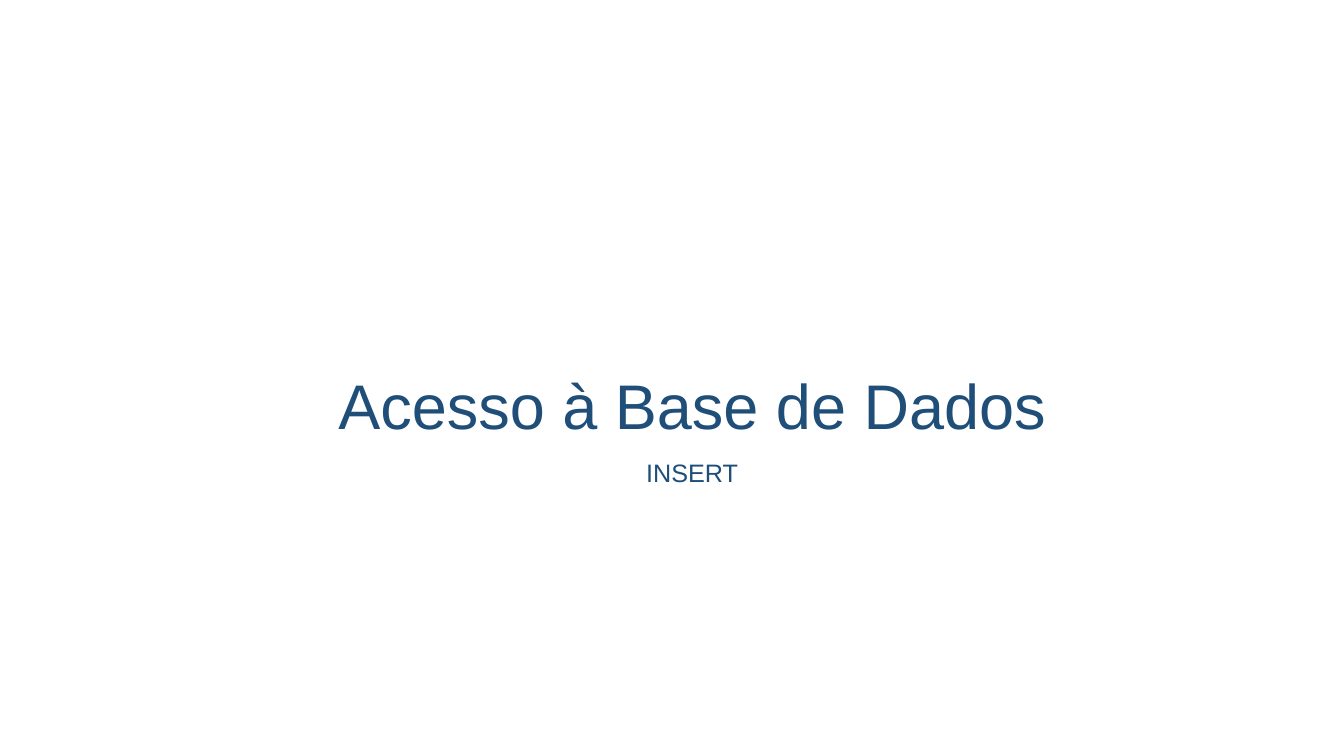
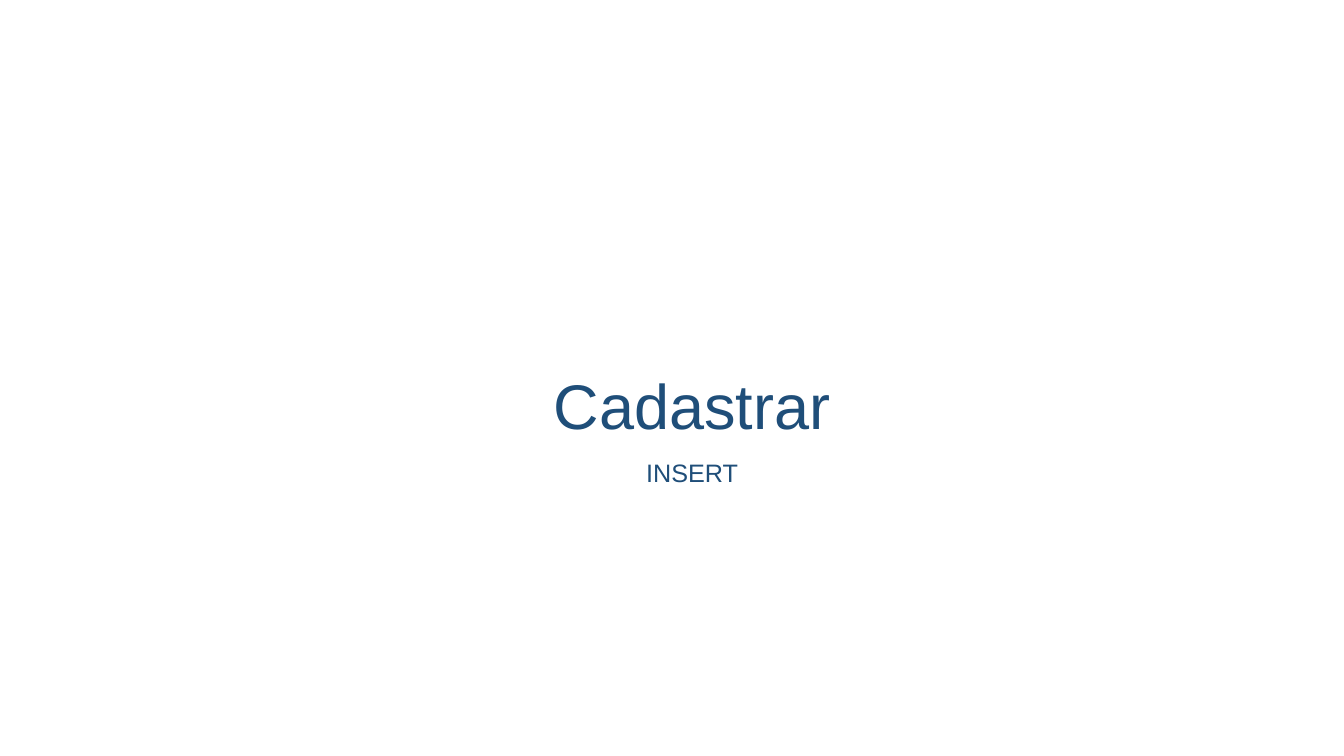
Before and after one commit to profpedrosenac/T14_Logica, a slide deck: slide 11 of t14_php/CRUD/_doc/Aula_PHP.pptx. Drawn at 1344x756 pixels with LibreOffice and Linux fonts; fonts in the diff are those of the drawing; background and template pictures are left out. Boxes give left, top, right and bottom in pixels: in the first picture for what was removed or moved away, otherwise in the second. Text is boxed around its words. In the diff, an @@ line names an element or a change of style, - is before the commit and + after.

```diff
--- a/t14_php/CRUD/_doc/Aula_PHP.pptx
+++ b/t14_php/CRUD/_doc/Aula_PHP.pptx
@@ title at box(554, 383, 831, 430): text changed @@
-Acesso à Base de Dados
+Cadastrar
```
Also in this commit, not shown: 3 other slides changed, 3 slides added, 7 other files.
